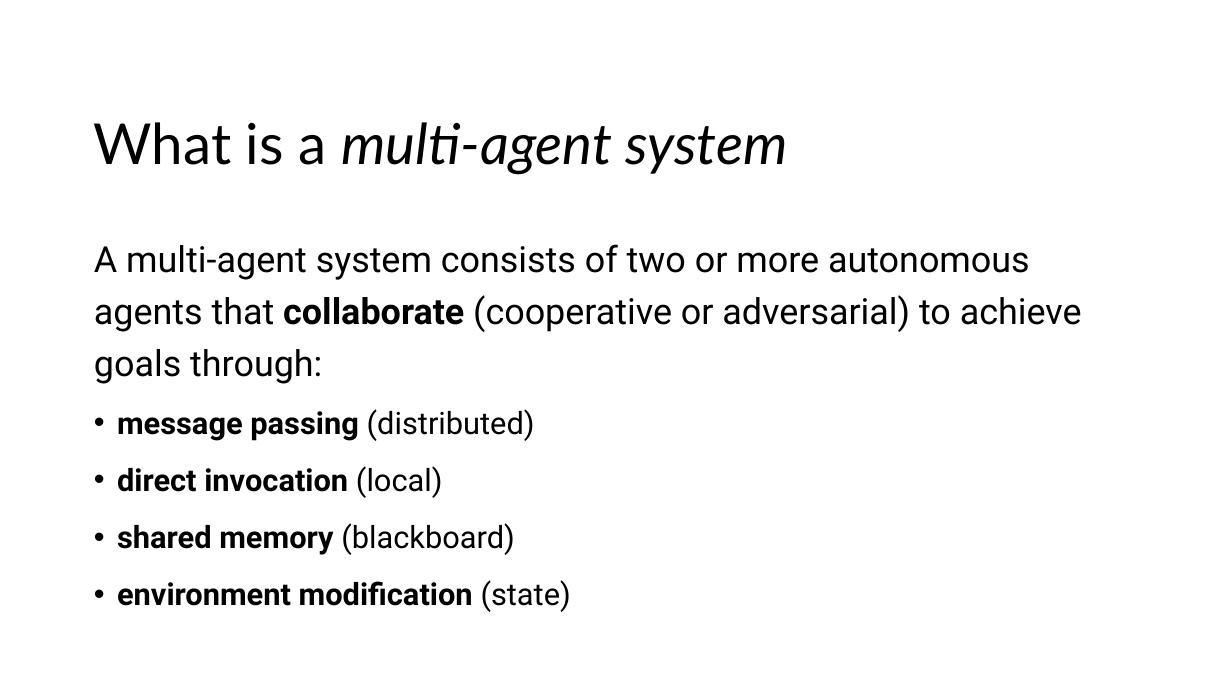
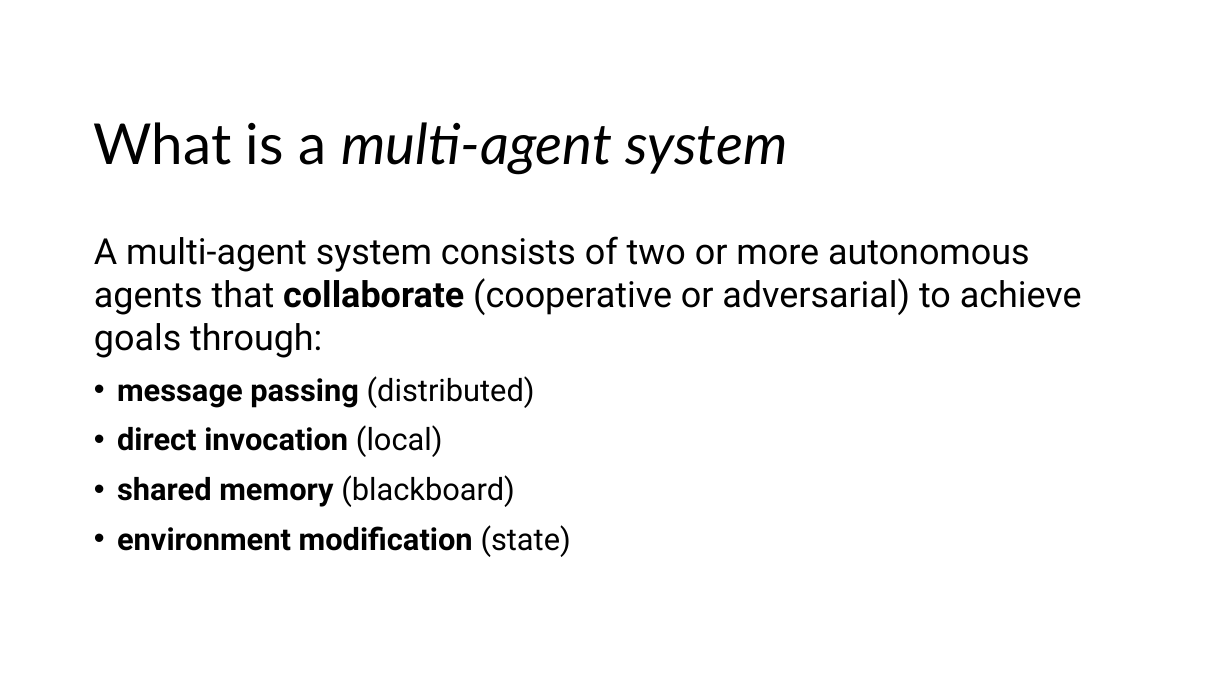
Before and after one commit to witt3rd/ai-infra-summit-2025, a slide deck: slide 4 of docs/AI Infra Summit 2025 - Donald Thompson.pptx (slide 3 before the commit). Drawn at 1232x693 pixels with LibreOffice and Linux fonts; fonts in the diff are those of the drawing; background and template pictures are left out. Boxes give left, top, right and bottom in pixels: in the first picture for what was removed or moved away, otherwise in the second. Text is boxed around its words. In the diff, an @@ line names an element or a change of style, - is before the commit and + after.

```diff
--- a/docs/AI Infra Summit 2025 - Donald Thompson.pptx
+++ b/docs/AI Infra Summit 2025 - Donald Thompson.pptx
@@ text "A multi-agent system consists of ..." at [94,236,1082,557]: line spacing 1.2 to 1 @@
```
Also in this commit, not shown: 3 other slides changed, 14 slides added, 2 slides removed.
